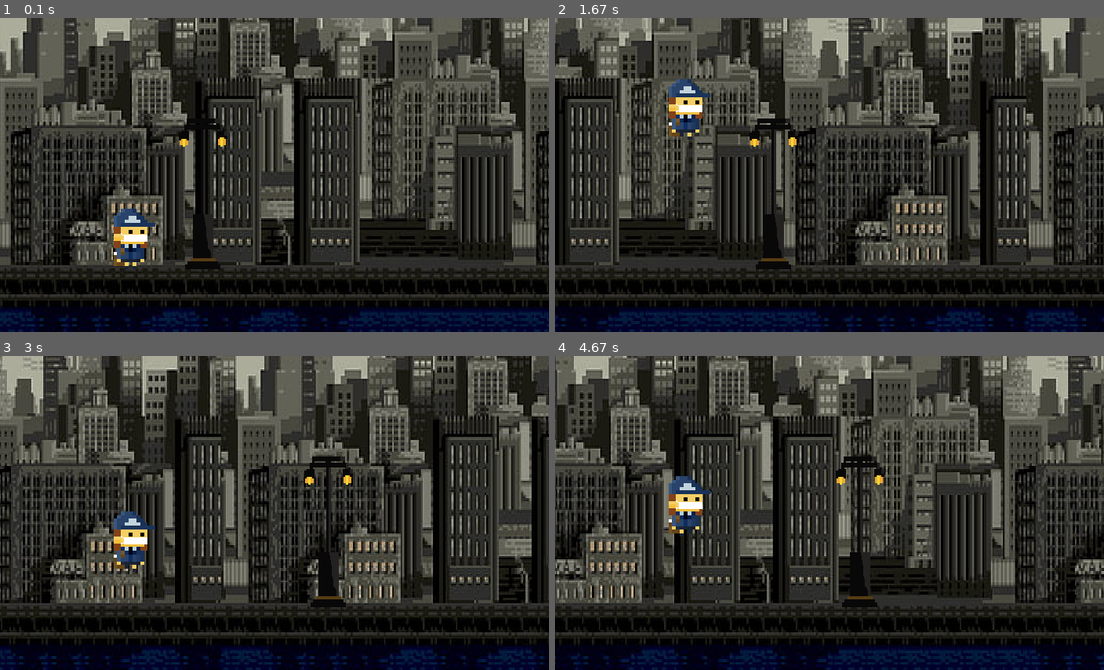
Above: before the commit, frames 1-4 (two rows, left to right).
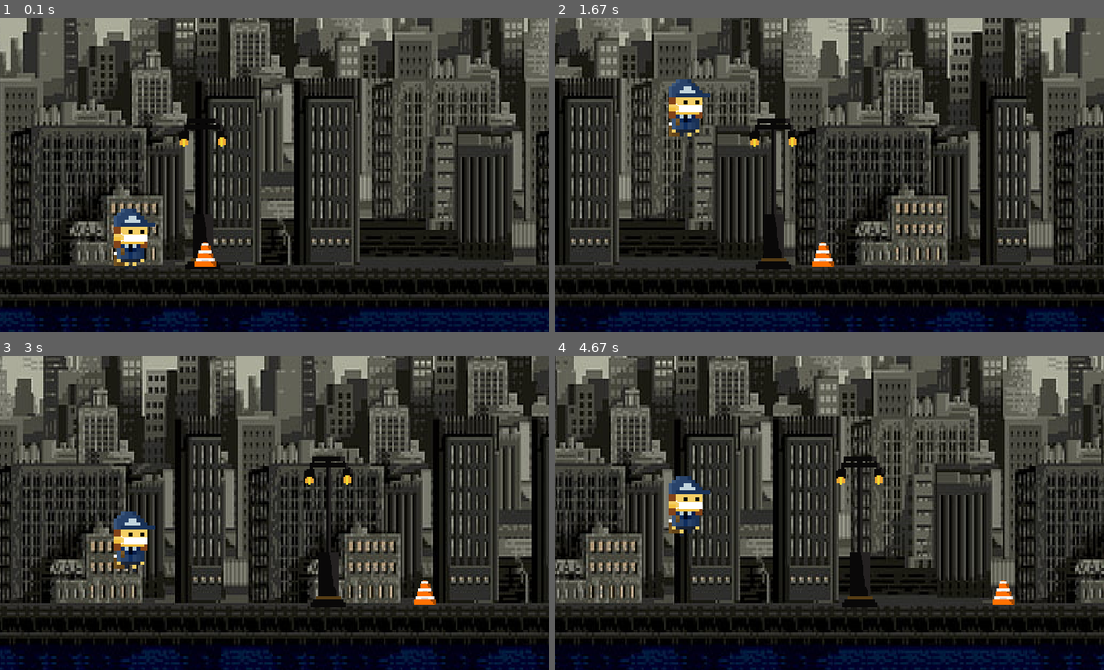
Above: after the commit, the same moments.

Repository: AndreBBM/Projeto-PyGame
Game: pygame game, started from Jogo.py
Two runs of this game, one before a commit and one after it. Both use one fixed random seed, a clock stepped at 60 frames per second and the inputs below.
Inputs:
- Up to frame 1 (0.1 s): no input
- Up to frame 2 (1.67 s): hold Up 0.33-0.8 s; hold Up 0.83-1.2 s; hold Up 1.23-1.53 s
- Up to frame 3 (3 s): hold Up 2.3-2.67 s
- Up to frame 4 (4.67 s): hold Up 3.43-3.73 s; hold Up from 4.5 s (still down)

The runs differ from the first frame. In frame 1, 0.2% of the frame differs, in the area x 35-40%, y 71-80%; in frame 2, 0.2%; in frame 3, 0.2%; in frame 4, 0.2%.

Commit message:
Arrumando o import

Diff:
--- a/Jogo.py
+++ b/Jogo.py
@@ -2,7 +2,7 @@
 from typing import Set
 import pygame
 from pygame.constants import *
-from random import*
+import random
 import Setup
 config = Setup.LoadConfig()
 pygame.init()
@@ -17,8 +17,10 @@
 # Dimensões das imagens colocadas
 WIDTH_cart= 50
 WIDTH_pole= 100
+WIDTH_cone= 50
 HEIGHT_cart= 50
 HEIGHT_pole= 200
+HEIGHT_cone= 50
 
 tela = pygame.display.set_mode((largura,altura))
 pygame.display.set_caption('Olha o Carteiro!')
@@ -52,6 +54,8 @@
 buracos_img = pygame.transform.scale(buracos_img, (WIDTH_bura, HEIGHT_bura))
 caixas_img = pygame.image.load('Imagens/Caixa.jpg').convert_alpha()
 caixas_img = pygame.transform.scale(caixas_img, (WIDTH_caixa, HEIGHT_caixa))
+cone_img = pygame.image.load('Imagens/cone.png').convert_alpha()
+cone_img = pygame.transform.scale(cone_img, (WIDTH_cone, HEIGHT_cone))
 
 # Testando sprite - Carteiro
 class Carteiro (pygame.sprite.Sprite):
@@ -105,12 +109,28 @@
             self.rect.x=700
         self.rect.x-=5
 
+#Criando classe de cone
+class Cone(pygame.sprite.Sprite):
+    def __init__(self):
+        pygame.sprite.Sprite.__init__(self)
+        self.image=cone_img
+        self.image=pygame.transform.scale(self.image,(60,60))
+        self.rect=self.image.get_rect()
+        self.rect.center=(300,290)
+    def update(self):
+        if self.rect.topright[0]<0:
+            self.rect.x=800
+        self.rect.x-= 5
+
 todas_as_sprites = pygame.sprite.Group()
+colisoes_com_carteiro= pygame.sprite.Group()
+cone=Cone()
 poste=Poste()
 carteiro_andando=Carteiro()
+colisoes_com_carteiro.add(cone)
 todas_as_sprites.add(poste)
+todas_as_sprites.add(cone)
 todas_as_sprites.add(carteiro_andando)
-
 
 
 
